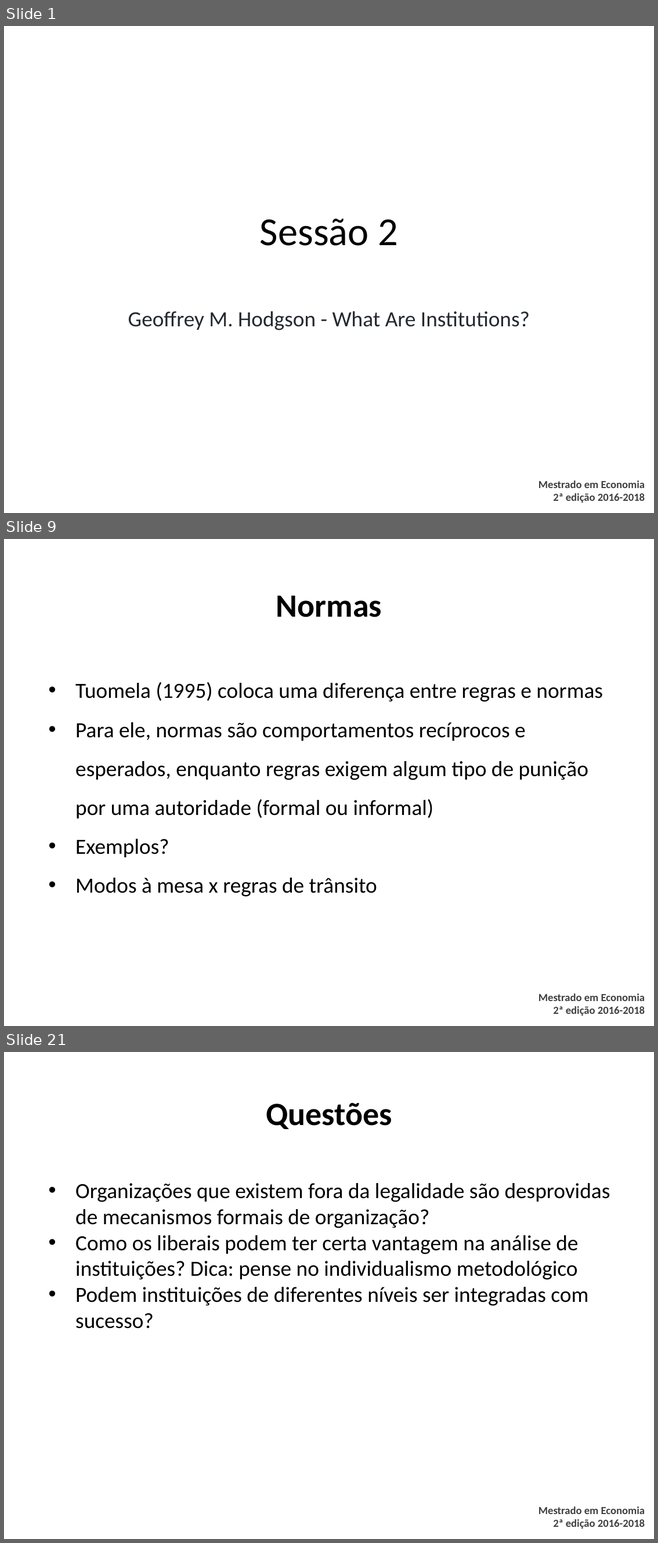
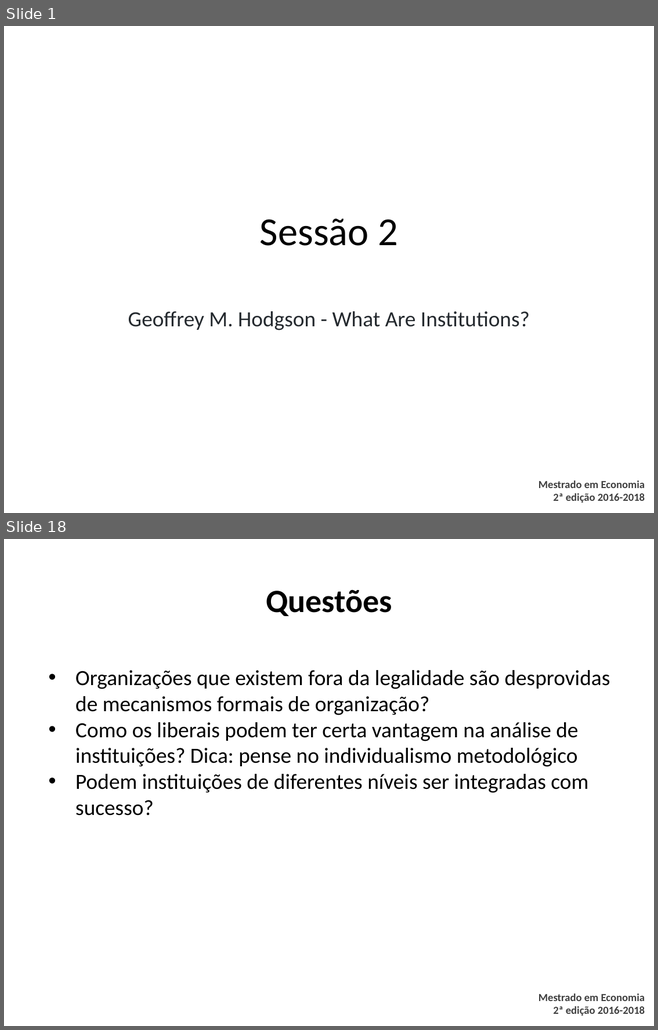
Before and after one commit to danilofreire/omma, a slide deck: sessoes-01-02/sessao-02.pptx. Shown one above the other, each under a label of ours: slides 1, 9 and 21 before the commit, slides 1 and 18 after it; the slides between them are not shown. The pictures are 658x1543 and 658x1030 pixels, drawn with LibreOffice and Linux fonts; fonts in the diff are those of the drawing; background and template pictures are left out. Boxes give left, top, right and bottom in pixels: in the first picture for what was removed or moved away, otherwise in the second. Text is boxed around its words. In the diff, an @@ line names an element or a change of style, - is before the commit and + after.

Commit message:
slides

```diff
--- a/sessoes-01-02/sessao-02.pptx
+++ b/sessoes-01-02/sessao-02.pptx
@@ slide 9 removed at box(4, 539, 654, 1026), background #FFFFFF; not listed: 1 template element that a slide beside it also shows @@
@@ title removed at box(276, 595, 382, 617) @@
-Normas
@@ text removed at box(75, 682, 603, 897) @@
-• Tuomela (1995) coloca uma diferença entre regras e normas
-• Para ele, normas são comportamentos recíprocos e esperados, enquanto regras exigem algum tipo de punição por uma autoridade (formal ou informal)
-• Exemplos?
-• Modos à mesa x regras de trânsito
@@ what was slide 21 is now slide 18 @@
```
Also in this commit, not shown: 16 slides changed, 3 other slides removed, 17 other files.
